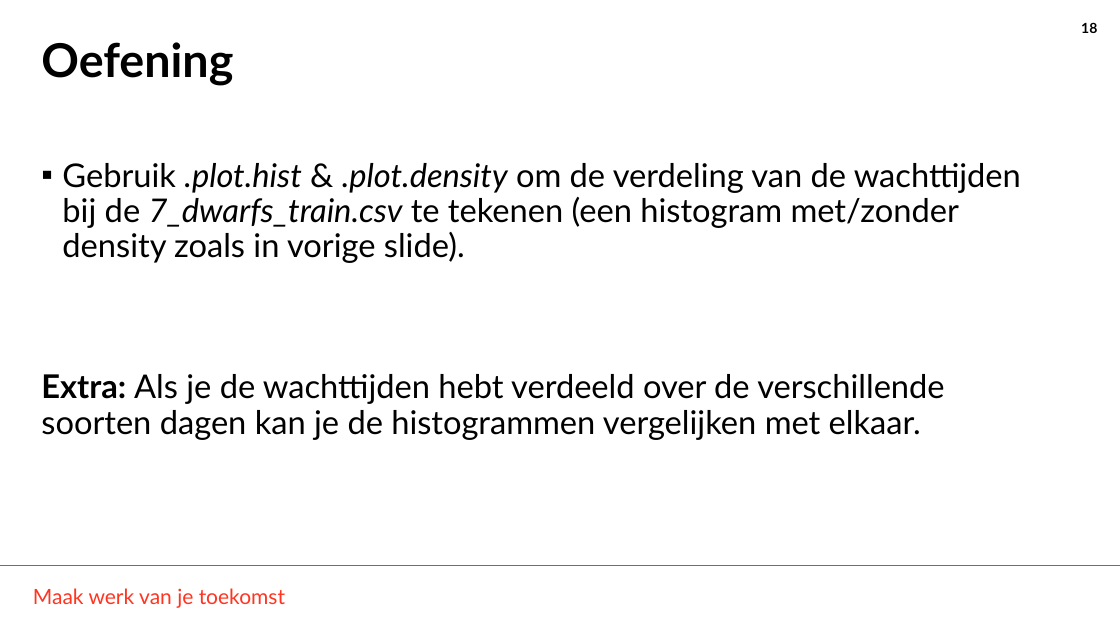
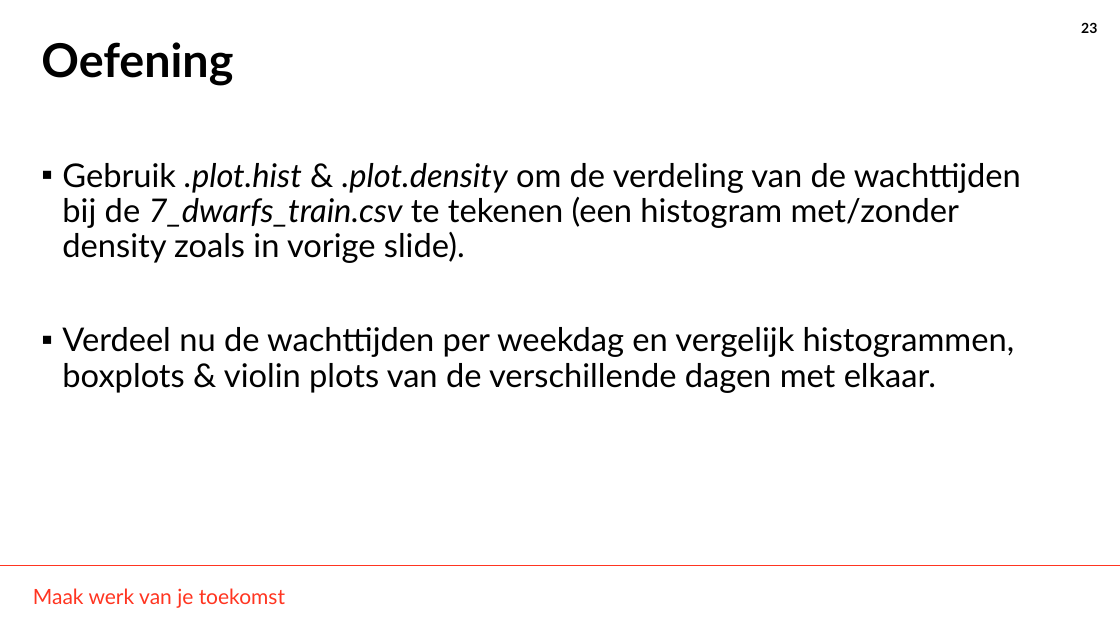
Before and after one commit to THellemans/data-science-syntra-ab, a slide deck: slide 23 of 06 statistiek/04 Numerieke data verdelingen verkennen/04 Numerieke data verdelingen verkennen.pptx (slide 18 before the commit). Drawn at 1120x630 pixels with LibreOffice and Linux fonts; fonts in the diff are those of the drawing; background and template pictures are left out. Boxes give left, top, right and bottom in pixels: in the first picture for what was removed or moved away, otherwise in the second. Text is boxed around its words. In the diff, an @@ line names an element or a change of style, - is before the commit and + after.

```diff
--- a/06 statistiek/04 Numerieke data verdelingen verkennen/04 Numerieke data verdelingen verkennen.pptx
+++ b/06 statistiek/04 Numerieke data verdelingen verkennen/04 Numerieke data verdelingen verkennen.pptx
@@ page number at box(1081, 22, 1097, 33): text changed @@
-18
+23
@@ text at box(62, 327, 1014, 393): text changed @@
-Extra: Als je de wachttijden hebt verdeeld over de verschillende soorten dagen kan je de histogrammen vergelijken met elkaar.
+▪ Verdeel nu de wachttijden per weekdag en vergelijk histogrammen, boxplots & violin plots van de verschillende dagen met elkaar.
```
Also in this commit, not shown: 9 other slides changed, 4 slides added, 2 slides removed, 3 other files.
